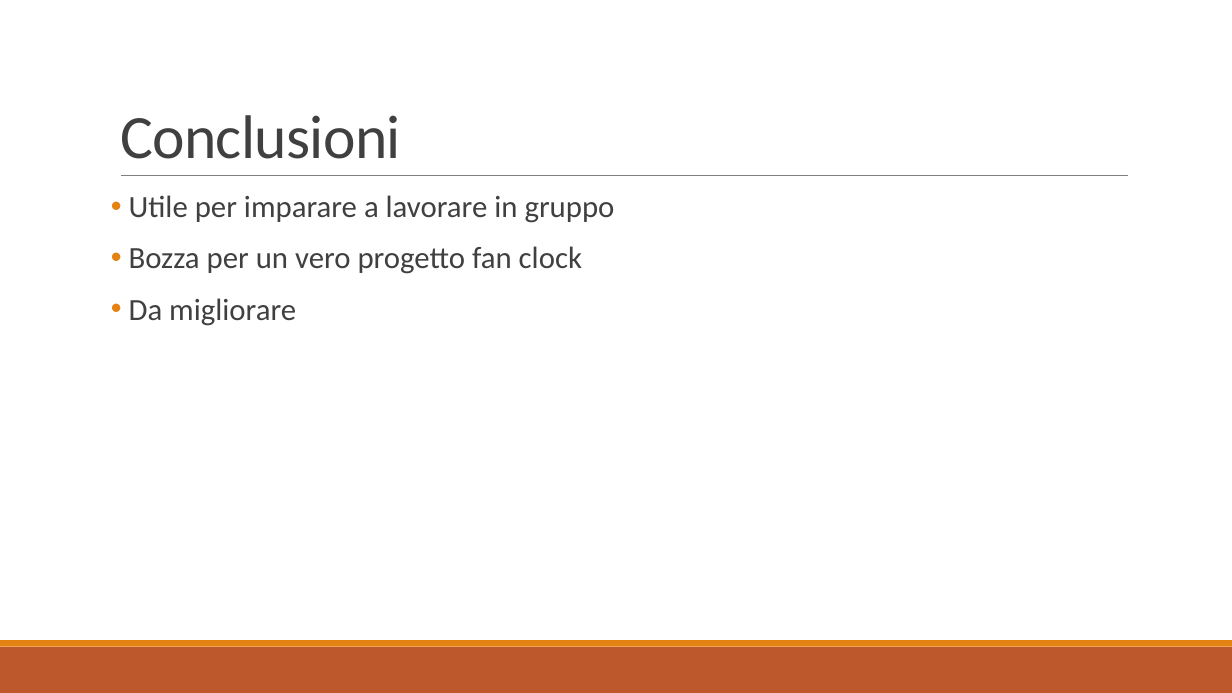
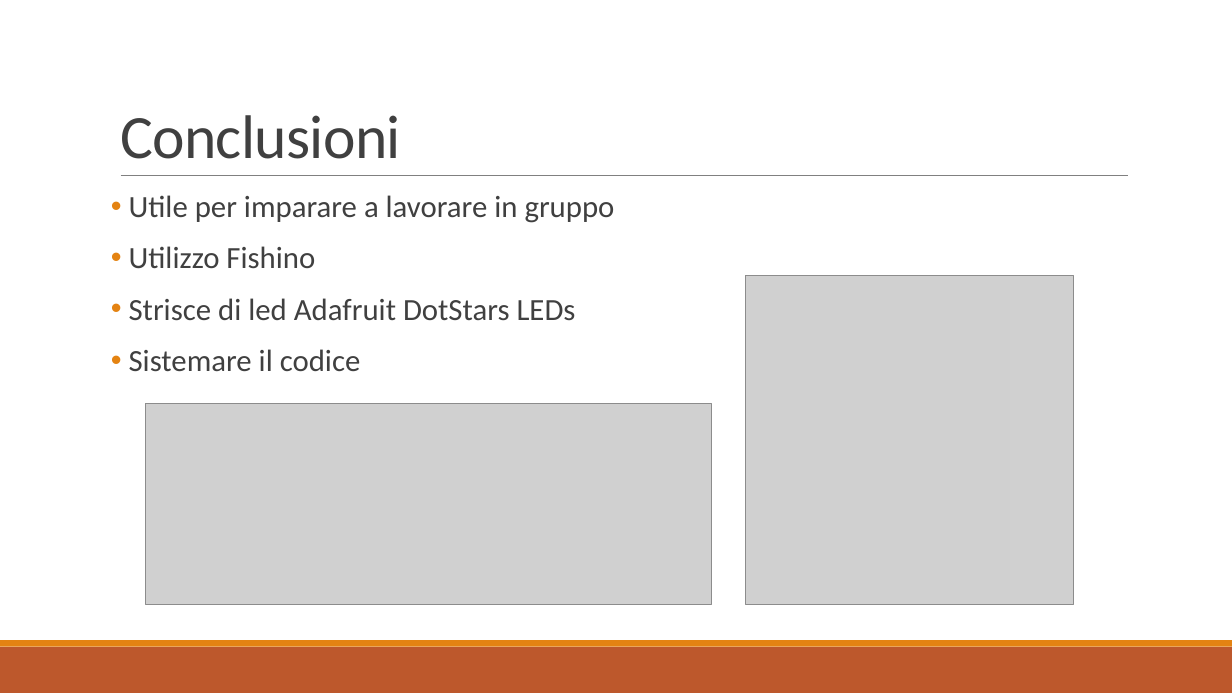
Before and after one commit to nemastojanovic/Fan-Clock, a slide deck: slide 16 of Documentazione/I3_PRESENTAZIONE_PROG2.pptx (slide 12 before the commit). Drawn at 1232x693 pixels with LibreOffice and Linux fonts; fonts in the diff are those of the drawing; grey boxes stand for pictures. Boxes give left, top, right and bottom in pixels: in the first picture for what was removed or moved away, otherwise in the second. Text is boxed around its words. In the diff, an @@ line names an element or a change of style, - is before the commit and + after.

```diff
--- a/Documentazione/I3_PRESENTAZIONE_PROG2.pptx
+++ b/Documentazione/I3_PRESENTAZIONE_PROG2.pptx
@@ text at (129,246,576,372): text changed @@
-• Bozza per un vero progetto fan clock
-• Da migliorare
+• Utilizzo Fishino
+• Strisce di led Adafruit DotStars LEDs
+• Sistemare il codice
@@ picture added at (746,276,1074,604) @@
@@ picture added at (145,403,712,604) @@
```
Also in this commit, not shown: 3 other slides changed, 4 slides added.
